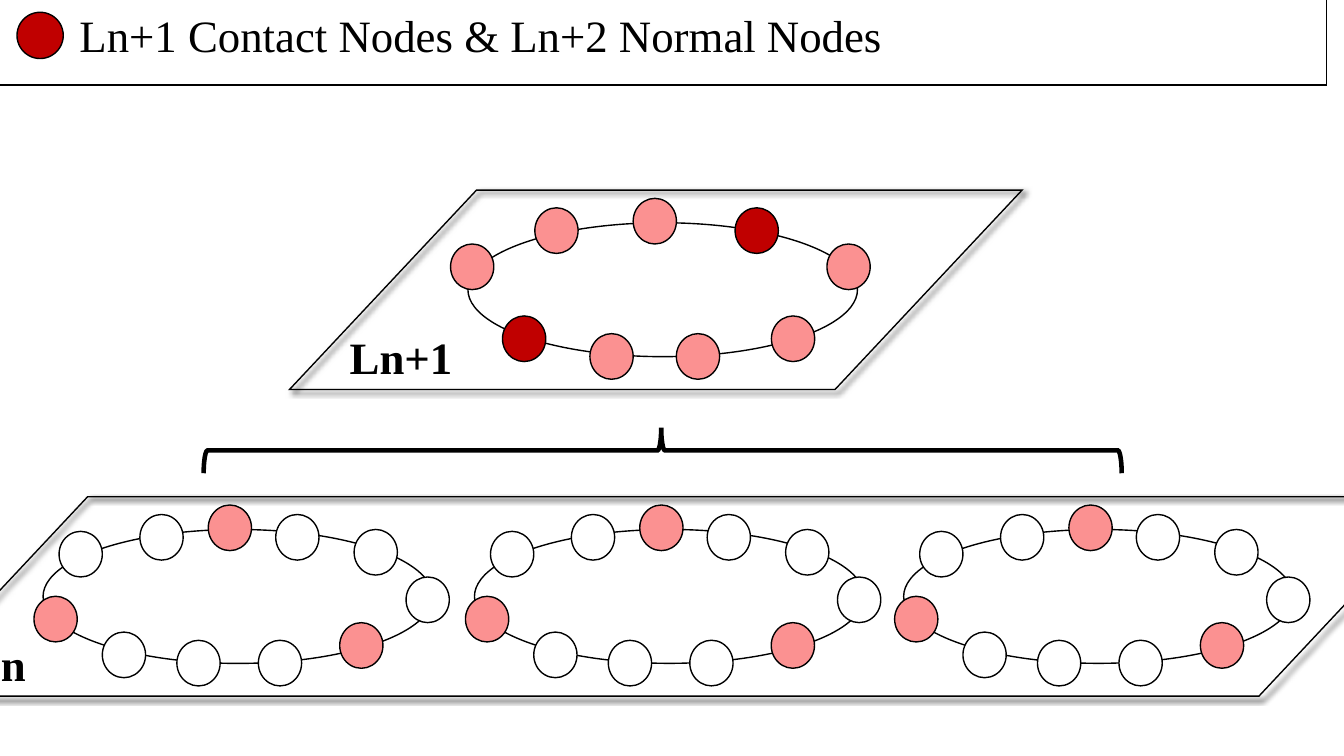
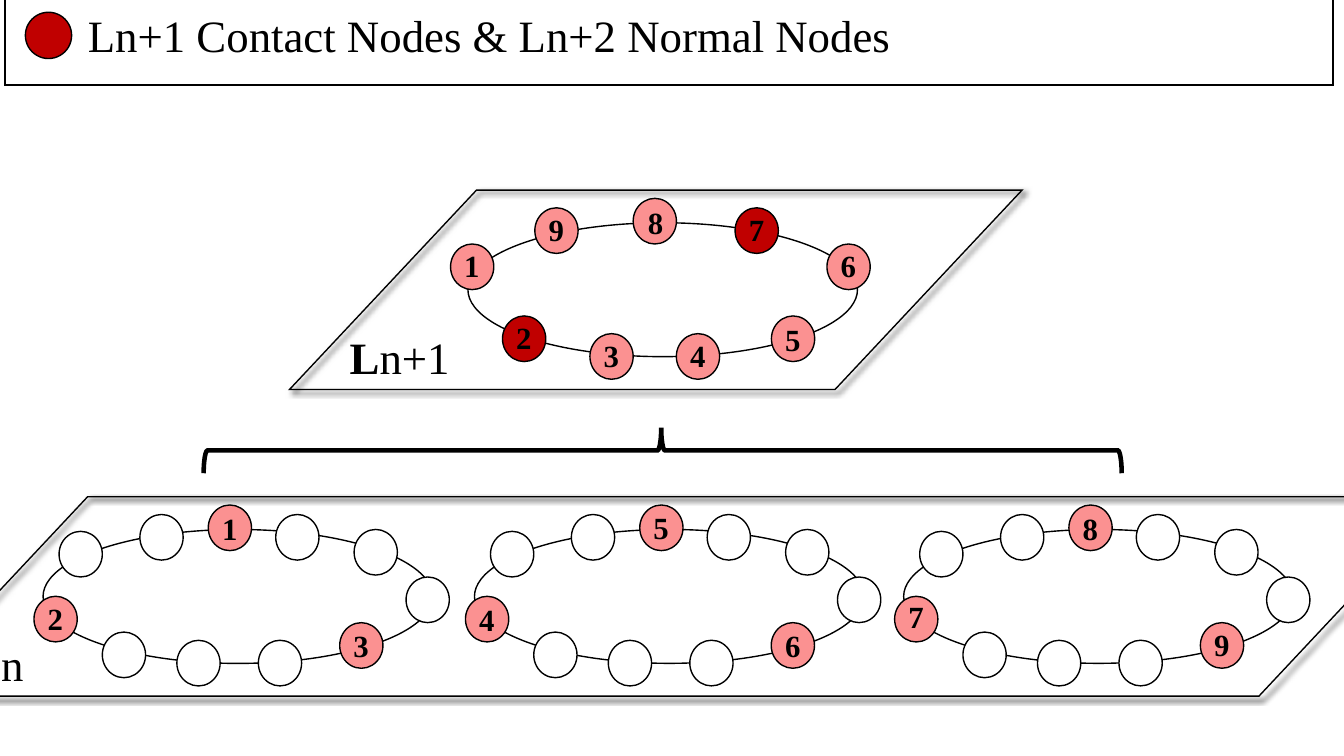
Before and after one commit to James-QiuHaoran/structured-p2p-overlay-network, a slide deck: slide 4 of paper-atc/paper-src/figures/structure.pptx. Drawn at 1344x756 pixels with LibreOffice and Linux fonts; fonts in the diff are those of the drawing. Boxes give left, top, right and bottom in pixels: in the first picture for what was removed or moved away, otherwise in the second. Text is boxed around its words. In the diff, an @@ line names an element or a change of style, - is before the commit and + after.

```diff
--- a/paper-atc/paper-src/figures/structure.pptx
+++ b/paper-atc/paper-src/figures/structure.pptx
@@ rectangle moved from (x1=0, y1=0, x2=1327, y2=85) to (x1=5, y1=0, x2=1333, y2=85) @@
@@ ellipse moved from (x1=17, y1=12, x2=64, y2=58) to (x1=25, y1=12, x2=72, y2=58) @@
@@ text "Ln+1 Contact Nodes & Ln+2 ..." moved from (x1=79, y1=21, x2=881, y2=53) to (x1=88, y1=21, x2=889, y2=53) @@
@@ text "Ln+1" at (x1=350, y1=344, x2=450, y2=374): bold off in "Ln+1" @@
@@ text "Ln" at (x1=0, y1=660, x2=23, y2=681): bold off in "Ln" @@
@@ group added at (x1=48, y1=213, x2=1229, y2=658): 18 texts @@
+1
+2
+3
+1
+2
+3
+4
+5
+6
+7
+8
+9
+4
+5
+6
+7
+8
+9
```
Also in this commit, not shown: 5 slides added, 10 other files.
